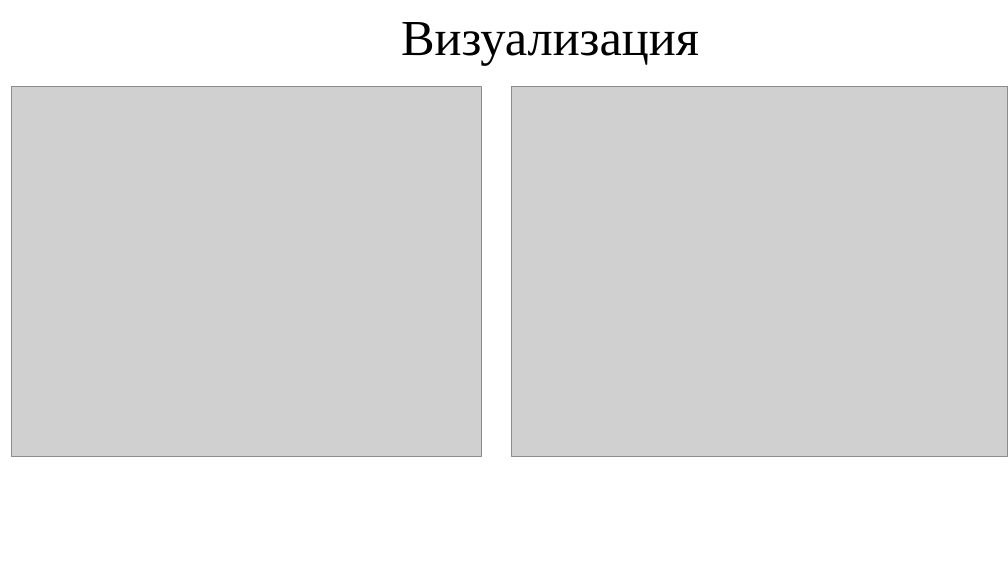
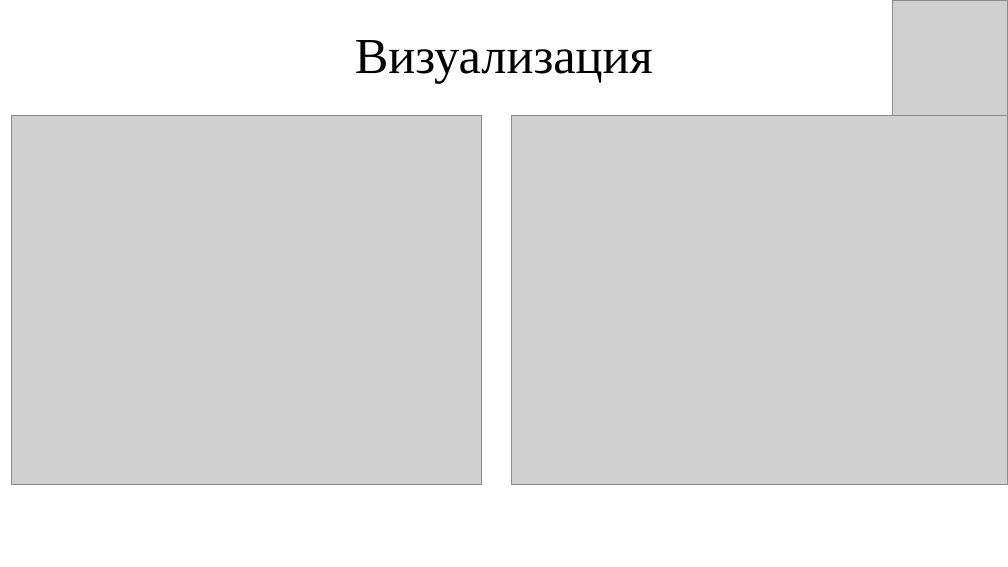
Before and after one commit to Kirill010/RTU-MIREA, a slide deck: slide 11 of 4 курс/Прогнозно-аналитические системы/Курсовая работа/Курсовая_работа_КимКС.pptx. Drawn at 1008x567 pixels with LibreOffice and Linux fonts; fonts in the diff are those of the drawing; grey boxes stand for pictures. Boxes give left, top, right and bottom in pixels: in the first picture for what was removed or moved away, otherwise in the second. Text is boxed around its words. In the diff, an @@ line names an element or a change of style, - is before the commit and + after.

```diff
--- a/4 курс/Прогнозно-аналитические системы/Курсовая работа/Курсовая_работа_КимКС.pptx
+++ b/4 курс/Прогнозно-аналитические системы/Курсовая работа/Курсовая_работа_КимКС.pptx
@@ title "Визуализация": place and size @@
-title "Визуализация" at bbox=[401, 22, 699, 66]
+title "Визуализация" at bbox=[355, 40, 653, 84]
@@ picture added at bbox=[893, 0, 1008, 115] @@
@@ picture: place and size @@
-picture at bbox=[11, 86, 481, 456]
+picture at bbox=[11, 115, 481, 485]
@@ picture: place and size @@
-picture at bbox=[512, 86, 1008, 456]
+picture at bbox=[512, 115, 1008, 485]
```
Also in this commit, not shown: 9 other slides changed, 1 other file.
